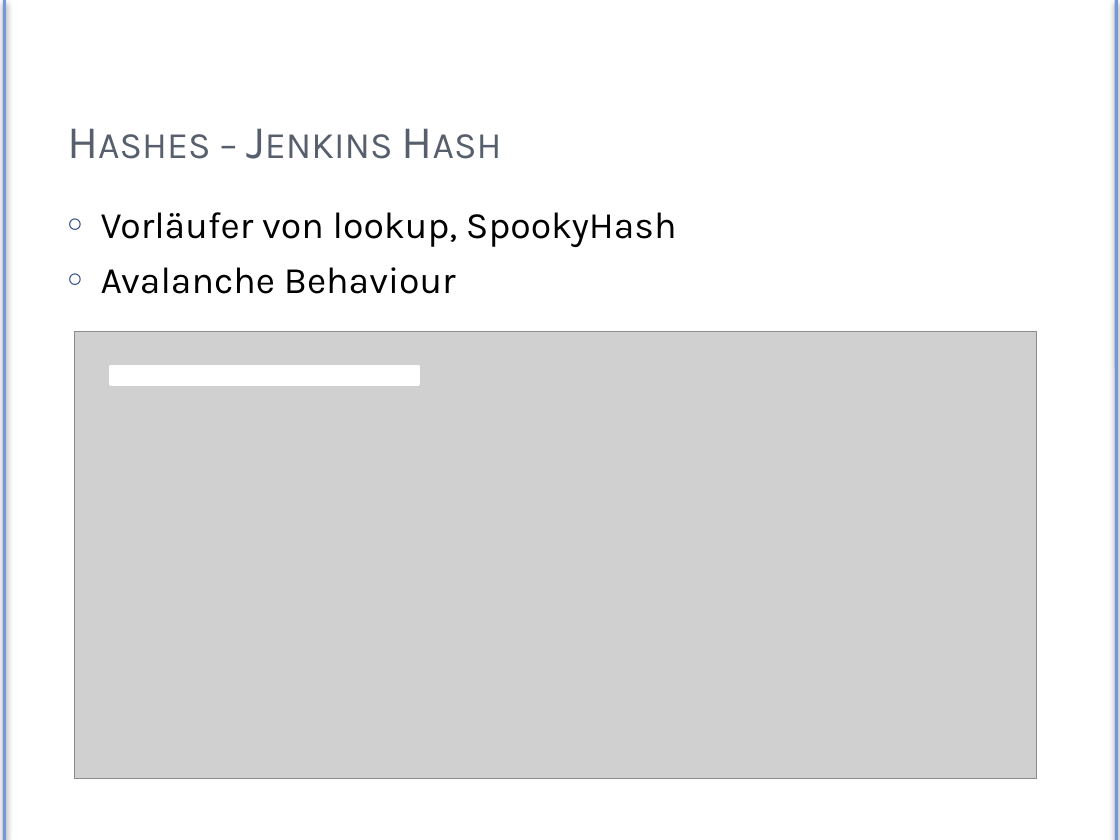
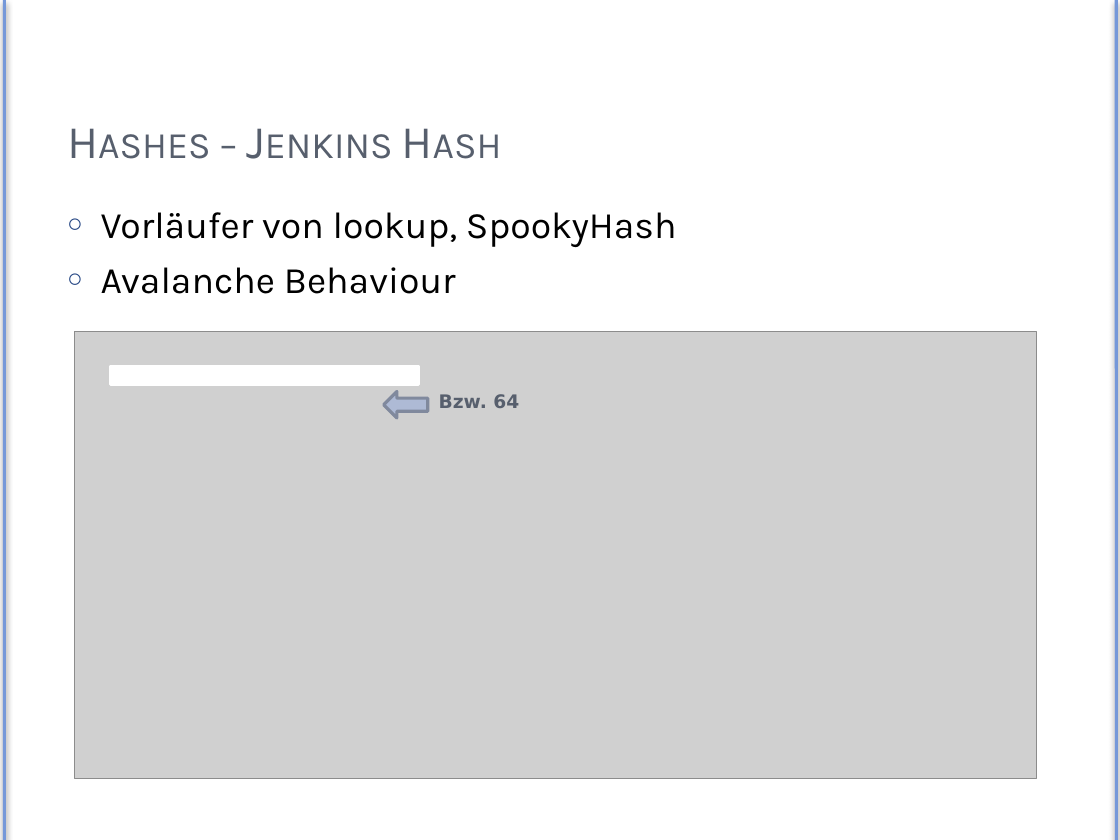
Before and after one commit to Exa-THM/HashTesting, a slide deck: slide 13 of Presentation/exa-hashes.pptx. Drawn at 1120x840 pixels with LibreOffice and Linux fonts; fonts in the diff are those of the drawing; grey boxes stand for pictures. Boxes give left, top, right and bottom in pixels: in the first picture for what was removed or moved away, otherwise in the second. Text is boxed around its words. In the diff, an @@ line names an element or a change of style, - is before the commit and + after.

Commit message:
Vorläufige Präsentation + Tabelle | Testergebnisse mit den neuen Hashes | alte Testergebnisse ausgelagert

```diff
--- a/Presentation/exa-hashes.pptx
+++ b/Presentation/exa-hashes.pptx
@@ right arrow added at [384,392,428,419], fill #AEBAD5, outline #818A9E 2 pt @@
@@ text added at [439,394,519,408], 12 pt, text #575F6D, bold @@
+Bzw. 64
```
Also in this commit, not shown: 11 other slides changed, 1 slide removed, 51 other files.
